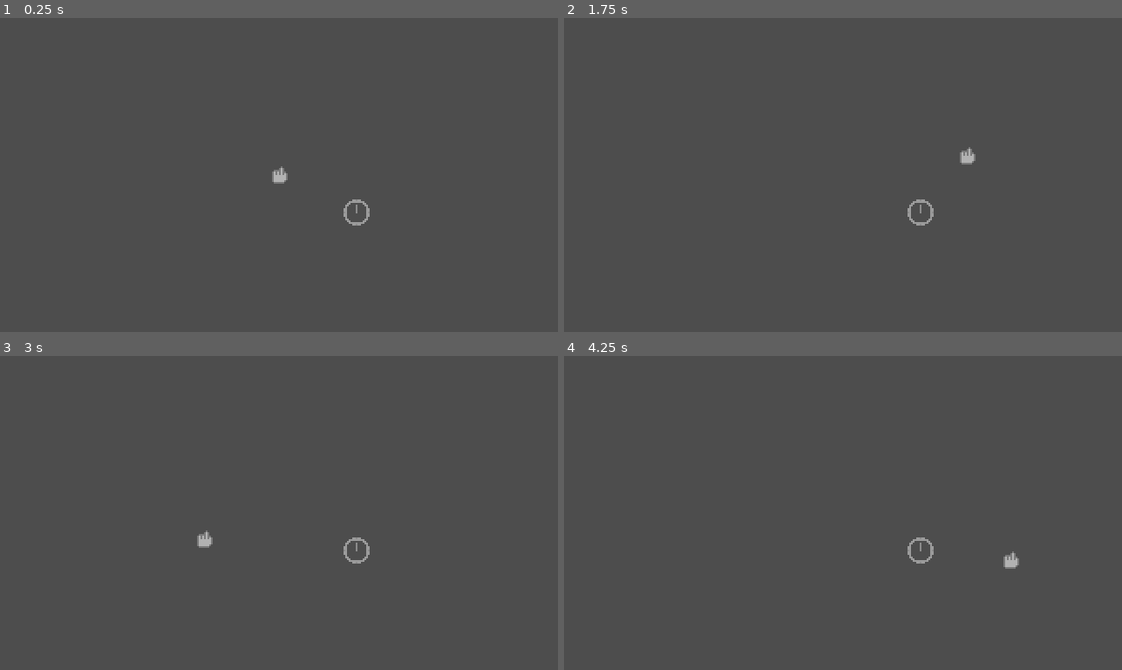
Above: before the commit, frames 1-4 (two rows, left to right).
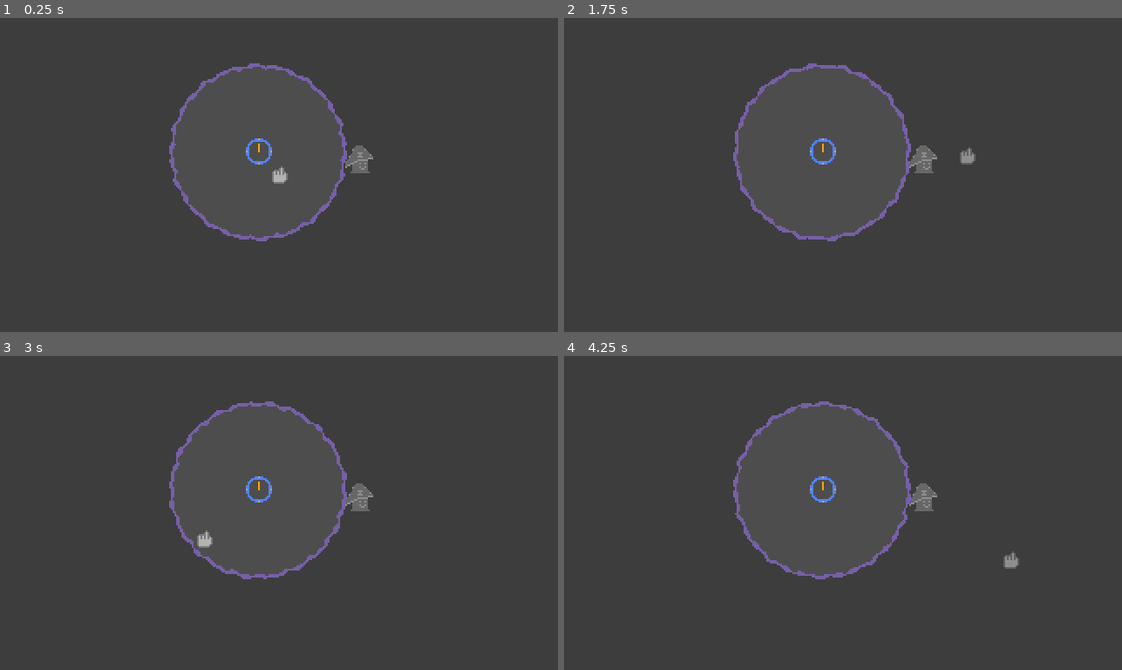
Above: after the commit, the same moments.

Repository: MarGamaDev/mini-jam-flow
Game: Godot game, scene res://Scenes/Main.tscn
Same seed, same stepped clock (60 frames per second), same inputs: the game is played once before the commit and once after it.
Inputs (mouse positions are in pixels of both pictures, inside the frame that each line leads up to):
- Up to frame 1 (0.25 s): no input
- Up to frame 2 (1.75 s): move the mouse to (965, 159) at 0.52 s; click (965, 159) at 0.67 s; drag from (731, 190) to (965, 156) at 1.27 s
- Up to frame 3 (3 s): move the mouse to (334, 443) at 2.02 s; click (334, 443) at 2.17 s; drag from (251, 575) to (111, 465) at 2.77 s
- Up to frame 4 (4.25 s): move the mouse to (1010, 560) at 3.52 s; click (1010, 560) at 3.67 s

The runs differ from the first frame. In frame 1, 1.6% of the frame differs, in the area x 30-67%, y 14-72%; in frame 2, 1.7%, in the area x 30-74%, y 14-72%; in frame 3, 1.6%; in frame 4, 1.7%.

Commit message:
i'm kinda goated

Diff:
--- /dev/null
+++ b/flow/Entities/Clock/TimeOrb.gd
@@ -0,0 +1,34 @@
+class_name TimeOrb
+extends CharacterBody2D
+
+@export var follow_speed: float = 30;
+
+var dragging: bool = false
+var mouse_inside: bool = false
+var drag_offset: Vector2 = Vector2.ZERO;
+
+func _process(_delta: float) -> void:
+	var mouse_pressed: bool = Input.is_mouse_button_pressed(MOUSE_BUTTON_LEFT);
+
+	if mouse_inside && mouse_pressed:
+		dragging = true;
+
+	if !mouse_pressed:
+		dragging = false;
+
+func _physics_process(delta: float) -> void:
+	var mouse_position: Vector2 = get_global_mouse_position()
+	if dragging:
+		var target_position = mouse_position + drag_offset;
+		velocity = (target_position - global_position) * follow_speed * delta;
+		move_and_slide()
+	else:
+		drag_offset = global_position - mouse_position;
+
+func _on_mouse_entered() -> void:
+	print("enter")
+	mouse_inside = true;
+
+func _on_mouse_exited() -> void:
+	print("exit")
+	mouse_inside = false;
--- a/flow/Entities/Clock/TimeOrb.tscn
+++ b/flow/Entities/Clock/TimeOrb.tscn
@@ -1,15 +1,27 @@
 [gd_scene format=3 uid="uid://kep6cwks8sd2"]
 
+[ext_resource type="Script" uid="uid://cv8q5jfwj5ek4" path="res://Entities/Clock/TimeOrb.gd" id="1_7usdx"]
 [ext_resource type="SpriteFrames" uid="uid://bln704xavp1uk" path="res://Entities/Clock/clock_spriteframes.tres" id="1_sr4yt"]
 
 [sub_resource type="CircleShape2D" id="CircleShape2D_7usdx"]
 radius = 8.0
 
-[node name="Time Orb" type="AnimatableBody2D" unique_id=1427376544 groups=["Entity", "Grabable"]]
-input_pickable = true
+[node name="Time Orb" type="CharacterBody2D" unique_id=1139669249 groups=["Entity", "Grabable"]]
+script = ExtResource("1_7usdx")
+follow_speed = 800.0
 
 [node name="CollisionShape2D" type="CollisionShape2D" parent="." unique_id=856880667 groups=["Entity", "Grabable"]]
 shape = SubResource("CircleShape2D_7usdx")
 
 [node name="AnimatedSprite2D" type="AnimatedSprite2D" parent="." unique_id=563074674 groups=["Entity", "Grabable"]]
 sprite_frames = ExtResource("1_sr4yt")
+
+[node name="Area2D" type="Area2D" parent="." unique_id=472335767]
+collision_layer = 129
+collision_mask = 129
+
+[node name="CollisionShape2D" type="CollisionShape2D" parent="Area2D" unique_id=336879820 groups=["Entity", "Grabable"]]
+shape = SubResource("CircleShape2D_7usdx")
+
+[connection signal="mouse_entered" from="Area2D" to="." method="_on_mouse_entered"]
+[connection signal="mouse_exited" from="Area2D" to="." method="_on_mouse_exited"]
--- /dev/null
+++ b/flow/Scenes/GameManager.gd
@@ -0,0 +1,13 @@
+class_name GameManager
+extends Node2D
+
+@onready var time_shader: ColorRect = $CanvasLayer/Control/TimeShader
+@onready var time_orb: CharacterBody2D = $"Time Orb"
+
+@export var time_area_radius: float = 50
+
+func _ready() -> void:
+	time_shader.material.set_shader_parameter("time_area_radius", time_area_radius)
+
+func _process(delta: float) -> void:
+	time_shader.material.set_shader_parameter("time_area_coords", time_orb.global_position)
--- a/flow/Scenes/Main.tscn
+++ b/flow/Scenes/Main.tscn
@@ -1,16 +1,19 @@
 [gd_scene format=3 uid="uid://0n7mw4wyp2kb"]
 
 [ext_resource type="PackedScene" uid="uid://dtuis7d44lwuj" path="res://Ui/Cursor.tscn" id="1_idj7w"]
+[ext_resource type="Script" uid="uid://b57om76gog2qb" path="res://Scenes/GameManager.gd" id="1_rgh2o"]
 [ext_resource type="PackedScene" uid="uid://kep6cwks8sd2" path="res://Entities/Clock/TimeOrb.tscn" id="2_kln2b"]
 [ext_resource type="Material" uid="uid://yjrxvhfw04t4" path="res://Shaders/time_shader_material.tres" id="3_kln2b"]
+[ext_resource type="PackedScene" uid="uid://djhvpaimgjr50" path="res://Entities/Player/Player.tscn" id="5_pbw6q"]
 
 [node name="Main" type="Node2D" unique_id=637504320]
+script = ExtResource("1_rgh2o")
 
 [node name="Cursor" parent="." unique_id=1273649474 instance=ExtResource("1_idj7w")]
 position = Vector2(114, 65)
 
 [node name="Time Orb" parent="." unique_id=1427376544 instance=ExtResource("2_kln2b")]
-position = Vector2(204, 112)
+position = Vector2(148, 77)
 
 [node name="CanvasLayer" type="CanvasLayer" parent="." unique_id=1856897000]
 
@@ -21,8 +24,9 @@
 anchor_bottom = 1.0
 grow_horizontal = 2
 grow_vertical = 2
+mouse_filter = 1
 
-[node name="ColorRect" type="ColorRect" parent="CanvasLayer/Control" unique_id=990061664]
+[node name="TimeShader" type="ColorRect" parent="CanvasLayer/Control" unique_id=990061664]
 material = ExtResource("3_kln2b")
 layout_mode = 1
 anchors_preset = 15
@@ -32,3 +36,8 @@
 grow_vertical = 2
 size_flags_horizontal = 3
 size_flags_vertical = 3
+mouse_filter = 1
+color = Color(0.94509804, 0.050980393, 0.16470589, 0.23921569)
+
+[node name="Player" parent="." unique_id=299891182 instance=ExtResource("5_pbw6q")]
+position = Vector2(206, 81)
--- a/flow/Shaders/TimeShader.gdshader
+++ b/flow/Shaders/TimeShader.gdshader
@@ -1,7 +1,22 @@
 shader_type canvas_item;
 
 uniform sampler2D screen_texture : hint_screen_texture, repeat_disable, filter_nearest;
+uniform vec2 time_area_coords;
+uniform float time_area_radius;
 varying vec2 global_coords;
+
+uniform float base_edge_rotate_speed = 10.0;
+uniform float base_edge_frequency = 50.0;
+uniform float base_edge_wave_intensity = 0.5;
+
+uniform float outer_edge_rotate_speed = 10.0;
+uniform float outer_edge_frequency = 50.0;
+uniform float outer_edge_wave_intensity = 0.5;
+
+uniform float inner_edge_rotate_speed = 10.0;
+uniform float inner_edge_frequency = 50.0;
+uniform float inner_edge_wave_intensity = 0.5;
+uniform float inner_edge_min_width = 1.0;
 
 void vertex() {
 	global_coords = (MODEL_MATRIX * vec4(VERTEX, 1.0, 1.0)).xy;
@@ -9,12 +24,22 @@
 
 void fragment() {
 	vec4 original_color = textureLod(screen_texture, SCREEN_UV, 0.0);
-	float grayness = (original_color.x + original_color.y + original_color.z) / 3.0;
+	float grayness = (original_color.x + original_color.y + original_color.z) / 3.0 * 0.8;
 	vec4 grayscale = vec4(grayness, grayness, grayness, original_color.a);
+	float distance_to_point = distance(global_coords, time_area_coords);
+	vec2 offset_from_center = global_coords - time_area_coords;
+	float point_radians = atan(offset_from_center.x, offset_from_center.y);
 
-	vec2 viewzone = vec2(160, 90);
+	float base_edge = sin(TIME * base_edge_rotate_speed + point_radians * base_edge_frequency) * base_edge_wave_intensity;
 
-	if (distance(global_coords, viewzone) < 30.0) {
+	float outer_edge = (sin(TIME * outer_edge_rotate_speed + point_radians * outer_edge_frequency) + 1.0) / 2.0 * outer_edge_wave_intensity;
+	float adjusted_radius = time_area_radius + base_edge;
+
+	float inner_edge = inner_edge_min_width + (sin(TIME * inner_edge_rotate_speed + point_radians * inner_edge_frequency) + 1.0) / 2.0 * inner_edge_wave_intensity;
+
+	if (distance_to_point < adjusted_radius + outer_edge && distance_to_point > adjusted_radius - inner_edge) {
+		COLOR = vec4(162.0/255.0, 113.0/255.0, 1, 0.5);
+	} else if (distance_to_point < adjusted_radius) {
 		COLOR = original_color;
 	} else {
 		COLOR = grayscale;
--- a/flow/Shaders/time_shader_material.tres
+++ b/flow/Shaders/time_shader_material.tres
@@ -4,3 +4,15 @@
 
 [resource]
 shader = ExtResource("1_qb3o5")
+shader_parameter/time_area_coords = Vector2(160, 90)
+shader_parameter/time_area_radius = 50.0
+shader_parameter/base_edge_rotate_speed = 3.5
+shader_parameter/base_edge_frequency = 20.0
+shader_parameter/base_edge_wave_intensity = 0.5
+shader_parameter/outer_edge_rotate_speed = 2.0
+shader_parameter/outer_edge_frequency = 30.0
+shader_parameter/outer_edge_wave_intensity = 1.0
+shader_parameter/inner_edge_rotate_speed = -6.0
+shader_parameter/inner_edge_frequency = 40.0
+shader_parameter/inner_edge_wave_intensity = 1.0
+shader_parameter/inner_edge_min_width = 1.0
Not shown, added: flow/Entities/Clock/TimeOrb.gd.uid
Not shown, added: flow/Scenes/GameManager.gd.uid
